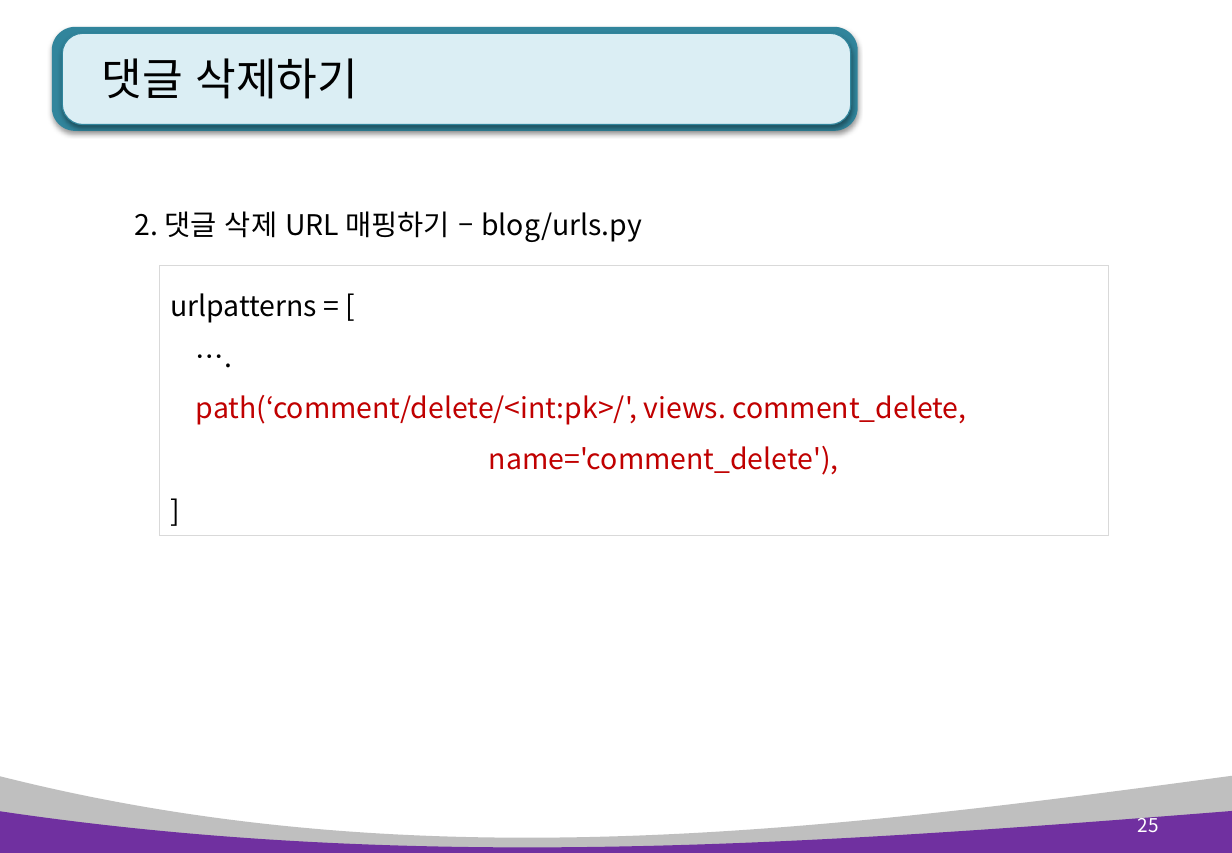
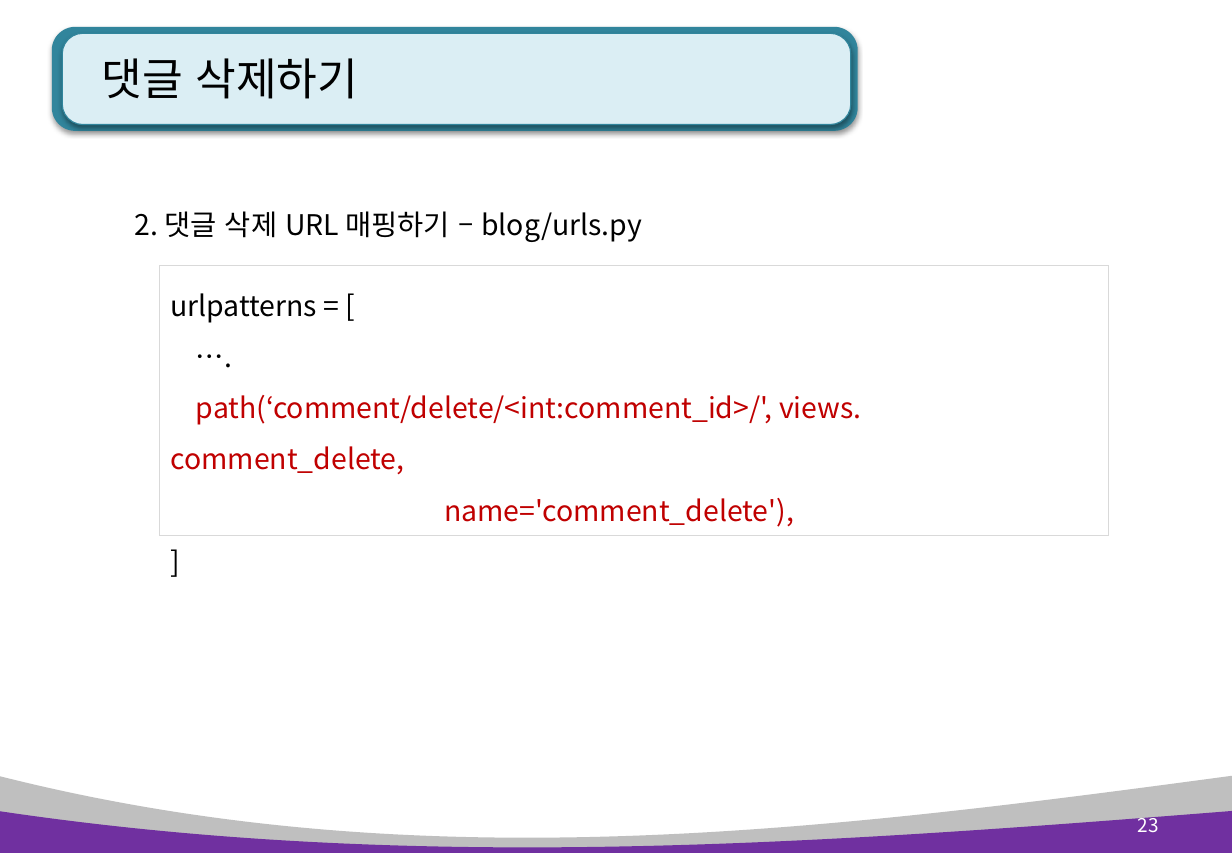
Before and after one commit to kiyongee2/green_project_web, a slide deck: slide 23 of django_ppt/blog_ppt/5장. blog 페이지, 검색 및 댓글.pptx (slide 25 before the commit). Drawn at 1232x853 pixels with LibreOffice and Linux fonts; fonts in the diff are those of the drawing. Boxes give left, top, right and bottom in pixels: in the first picture for what was removed or moved away, otherwise in the second. Text is boxed around its words. In the diff, an @@ line names an element or a change of style, - is before the commit and + after.

```diff
--- a/django_ppt/blog_ppt/5장. blog 페이지, 검색 및 댓글.pptx
+++ b/django_ppt/blog_ppt/5장. blog 페이지, 검색 및 댓글.pptx
@@ text in rectangle at [170, 395, 861, 475]: text changed @@
-path(‘comment/delete/<int:pk>/', views. comment_delete,
+path(‘comment/delete/<int:comment_id>/', views. comment_delete,
@@ page number at [1138, 813, 1159, 833]: text changed @@
-25
+23
```
Also in this commit, not shown: 11 other slides changed, 2 slides removed, 9 other files.
